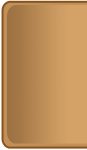
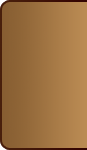
Before/after of a 87×150 layered artwork. What changed in the layer stack:
"Слой 1": opacity 46% → 57%, painted on it over [0, 0, 87, 150]
renamed "Фигура 27" to "Фигура 29", painted on it over [0, 0, 87, 150]
removed layer "Фигура 28" from group "Прилавок" over [1, 0, 87, 149]
